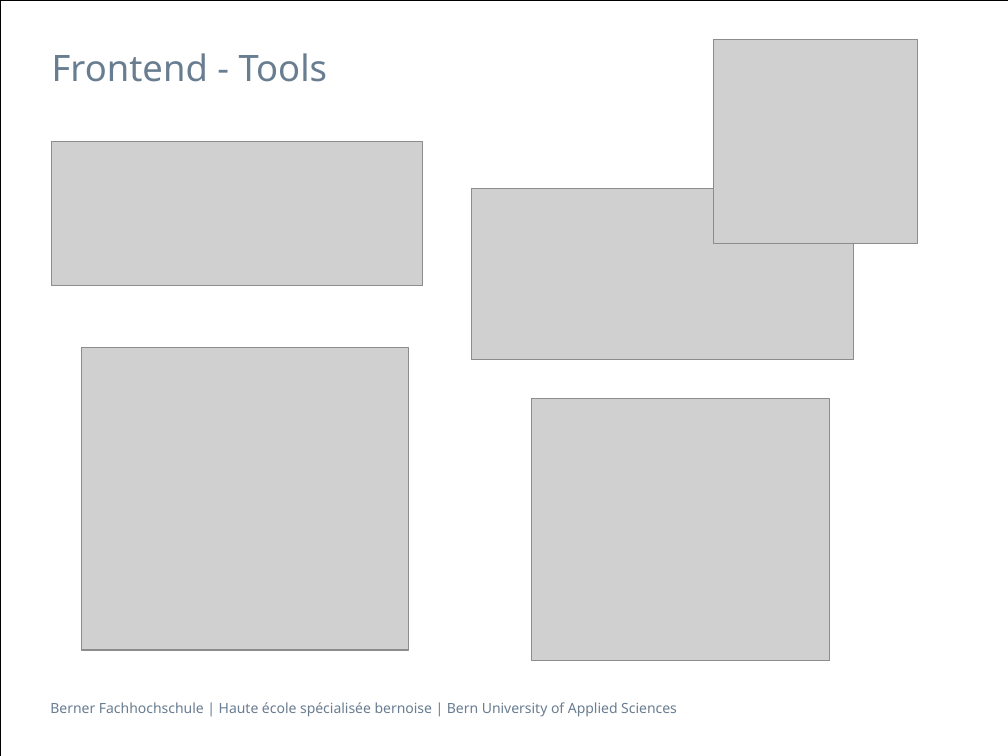
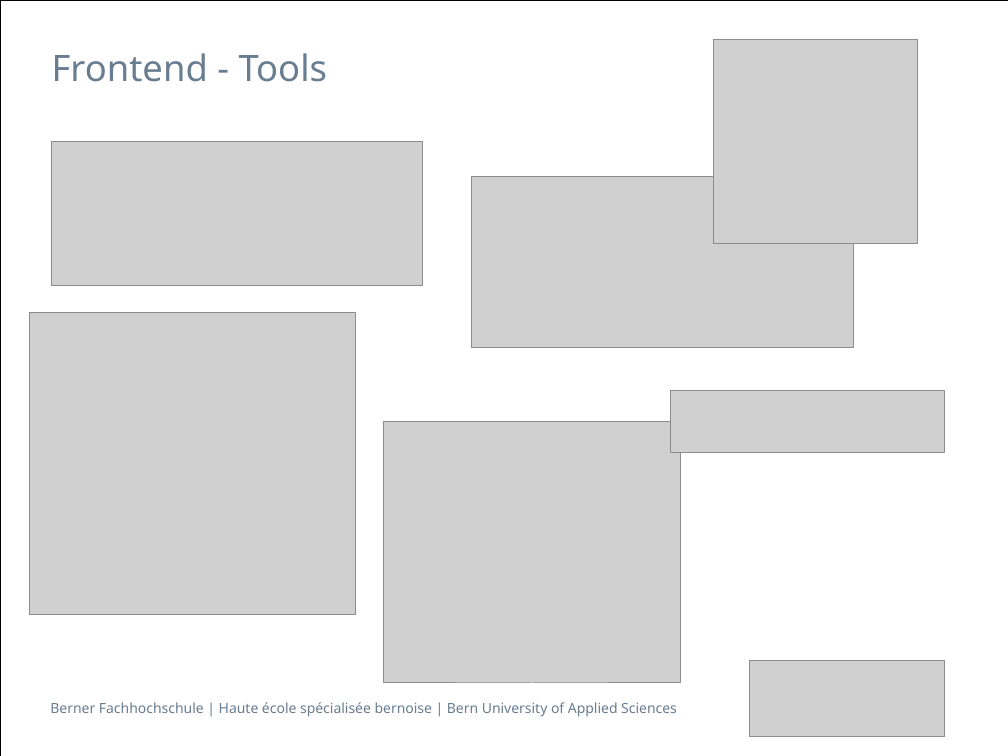
Before and after one commit to Franklin89/Zeiterfassung, a slide deck: slide 6 of Presentation/Präsentation Integrationsprojekt.pptx (slide 7 before the commit). Drawn at 1008x756 pixels with LibreOffice and Linux fonts; fonts in the diff are those of the drawing; grey boxes stand for pictures. Boxes give left, top, right and bottom in pixels: in the first picture for what was removed or moved away, otherwise in the second. Text is boxed around its words. In the diff, an @@ line names an element or a change of style, - is before the commit and + after.

```diff
--- a/Presentation/Präsentation Integrationsprojekt.pptx
+++ b/Presentation/Präsentation Integrationsprojekt.pptx
@@ picture: place and size @@
-picture at bbox=[471, 190, 854, 360]
+picture at bbox=[471, 177, 854, 348]
@@ picture: place and size @@
-picture at bbox=[82, 348, 408, 650]
+picture at bbox=[29, 312, 356, 615]
@@ picture added at bbox=[670, 390, 944, 452] @@
@@ picture: place and size @@
-picture at bbox=[532, 399, 830, 661]
+picture at bbox=[383, 421, 680, 683]
@@ picture added at bbox=[749, 660, 944, 736] @@
```
Also in this commit, not shown: 2 slides added, 1 slide removed.
